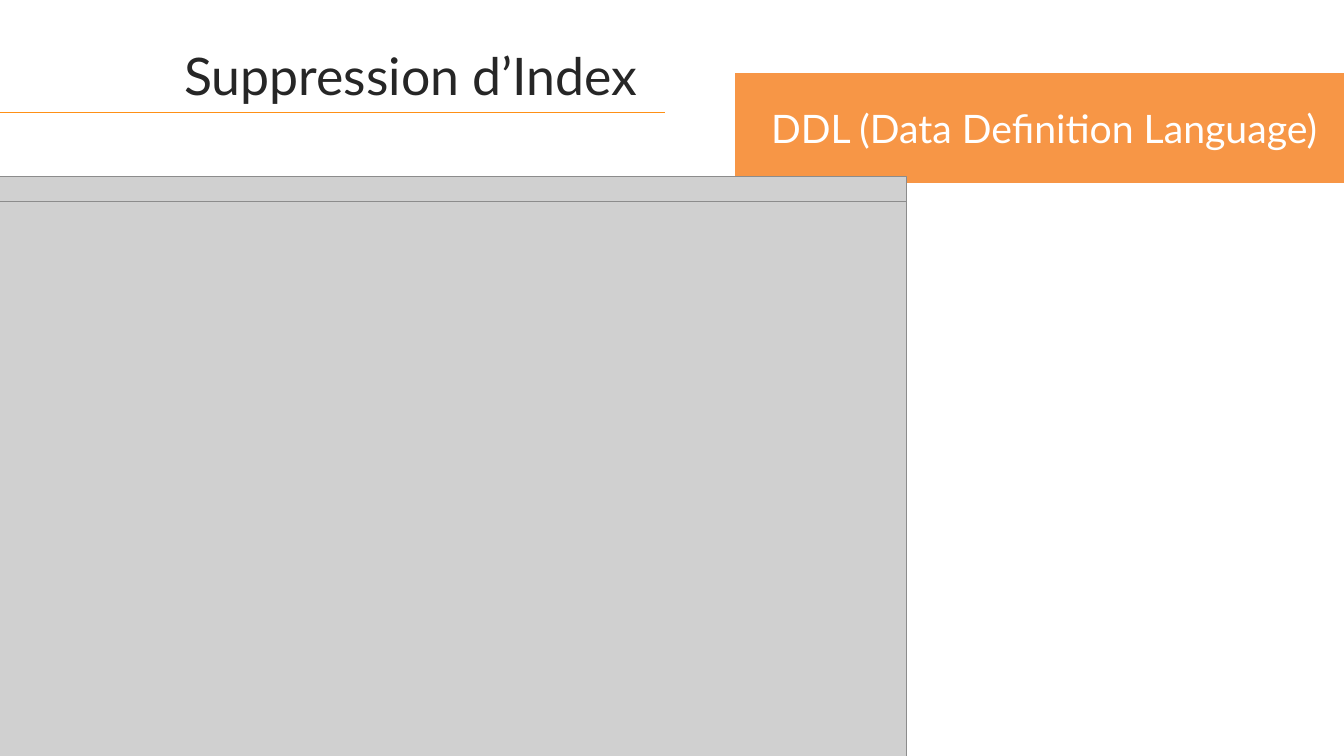
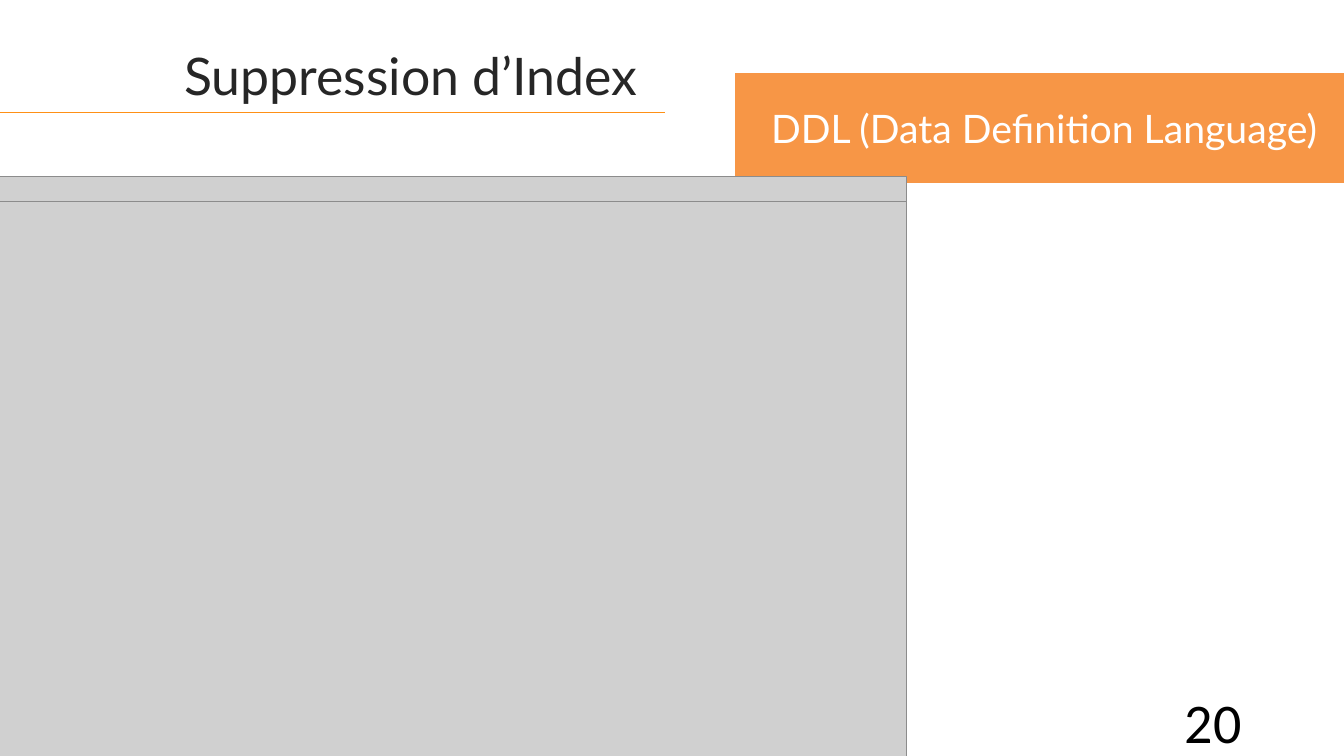
Before and after one commit to web-ai-master/academic-projects, a slide deck: slide 20 of Architecture SGBD/Project/presentation/Presentation-projet-SQLite.pptx. Drawn at 1344x756 pixels with LibreOffice and Linux fonts; fonts in the diff are those of the drawing; grey boxes stand for pictures. Boxes give left, top, right and bottom in pixels: in the first picture for what was removed or moved away, otherwise in the second. Text is boxed around its words. In the diff, an @@ line names an element or a change of style, - is before the commit and + after.

```diff
--- a/Architecture SGBD/Project/presentation/Presentation-projet-SQLite.pptx
+++ b/Architecture SGBD/Project/presentation/Presentation-projet-SQLite.pptx
@@ page number added at (x1=1185, y1=706, x2=1242, y2=744), 40 pt, text #000000 @@
+20
```
Also in this commit, not shown: 46 other slides changed, 32 other files.
